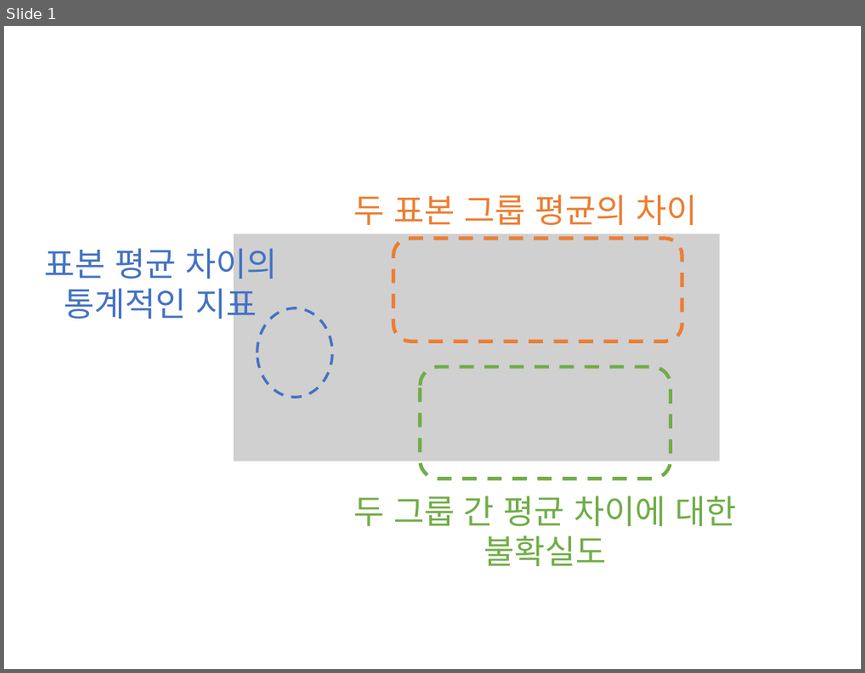
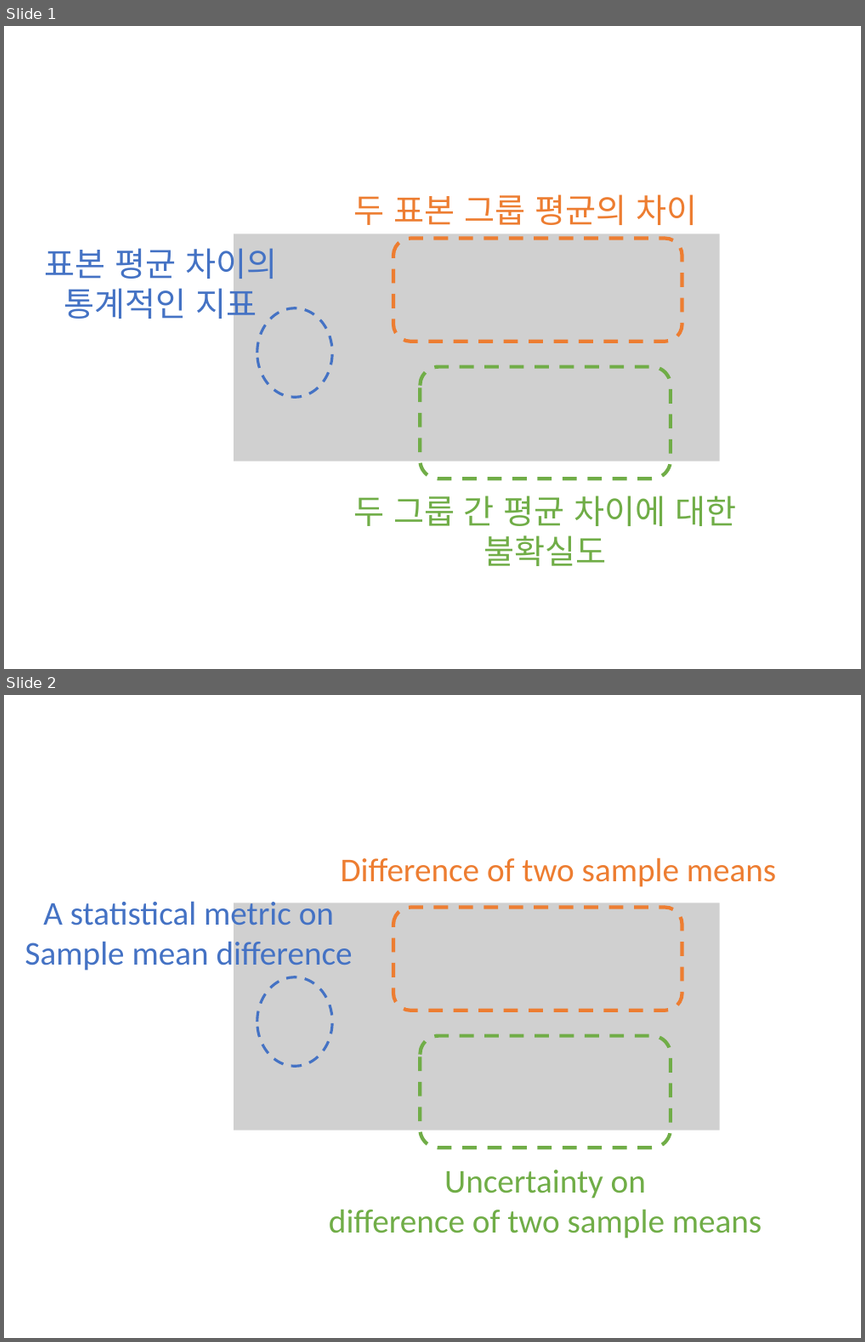
Before and after one commit to answeredbyablemind/answeredbyablemind.github.io, a slide deck: pics/2020-02-13-Students_t_test/pics.pptx. Shown one above the other, each under a label of ours: slide 1 before the commit, slides 1 and 2 after it. The pictures are 865x673 and 865x1342 pixels, drawn with LibreOffice and Linux fonts; fonts in the diff are those of the drawing; grey boxes stand for pictures. Boxes give left, top, right and bottom in pixels: in the first picture for what was removed or moved away, otherwise in the second. Text is boxed around its words. In the diff, an @@ line names an element or a change of style, - is before the commit and + after.

```diff
--- a/pics/2020-02-13-Students_t_test/pics.pptx
+++ b/pics/2020-02-13-Students_t_test/pics.pptx
@@ slide 2 added at (x1=4, y1=695, x2=861, y2=1338), background #FFFFFF @@
@@ text added at (x1=341, y1=857, x2=776, y2=887), 28 pt, text #ED7D31 @@
+Difference of two sample means
@@ text added at (x1=25, y1=896, x2=352, y2=973), 28 pt, text #4472C4 @@
+A statistical metric on
+Sample mean difference
@@ picture added at (x1=234, y1=902, x2=720, y2=1129) @@
@@ rounded rectangle added at (x1=393, y1=907, x2=681, y2=1010), outline #ED7D31 3 pt dashed @@
@@ ellipse added at (x1=256, y1=977, x2=332, y2=1066), outline #4472C4 2.25 pt dashed @@
@@ rounded rectangle added at (x1=420, y1=1035, x2=670, y2=1147), outline #70AD47 3 pt dashed @@
@@ text added at (x1=329, y1=1169, x2=761, y2=1238), 28 pt, text #70AD47 @@
+Uncertainty on
+difference of two sample means
```
Also in this commit, not shown: 6 other files.
